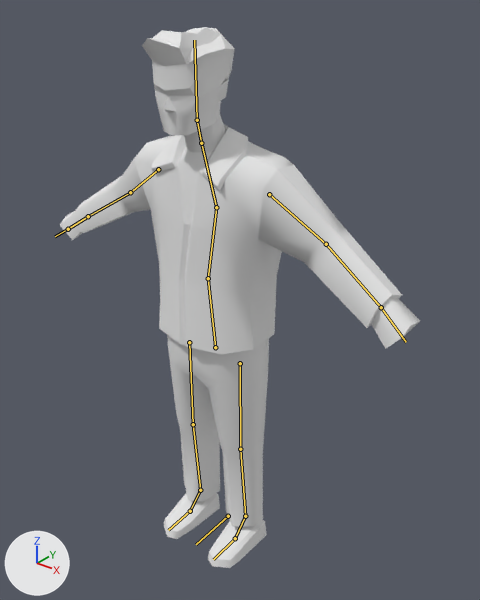
The Blender file Assets/bz_hero_01.blend as it was, and as the next commit left it.
Rendered twice from a 50 mm camera at (1.377, -1.521, 2.055) aimed at (0.094, 0.083, 1.06). The lights are fixed; the arrows at lower left show +X, +Y and +Z. The bones that bend it are drawn over the model as lines.

Objects in the first picture: 'bz_hero_01'.
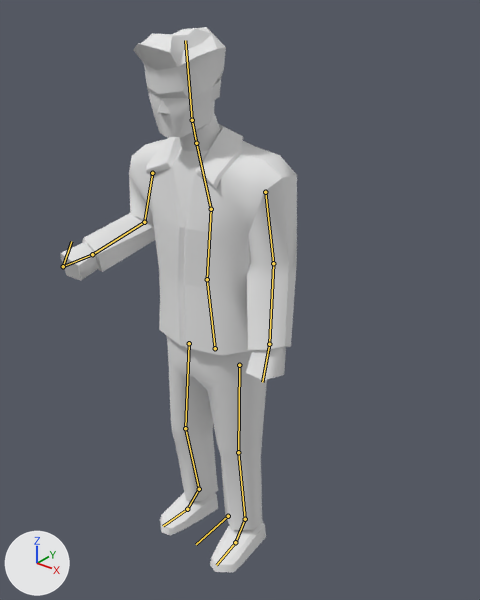
Commit message: hero update blockout update

The newer file adds an action. The first version stands in its rest pose; the second is drawn at frame 5 of the action 'Dialog_01'.

Boxes [x1, y1, x2, y2] around the edits, measured in the pictures (480 x 600 px):
'bz_hero_01', posed (34% narrower): before [60, 27, 420, 568]; after [61, 27, 297, 572]
bone 'Stomach', root to tip: before (215, 347) to (208, 278); after (215, 348) to (207, 279)
bone 'Lower_Chest', root to tip: before (208, 278) to (216, 207); after (207, 279) to (211, 209)
bone 'Upper_Chest', root to tip: before (216, 207) to (201, 143); after (211, 209) to (196, 143)
bone 'Head', root to tip: before (197, 120) to (194, 40); after (192, 120) to (185, 40)
bone 'Upper_Arm.L', root to tip: before (269, 194) to (326, 244); after (265, 192) to (273, 263)
bone 'Lower_Arm.L', root to tip: before (326, 244) to (381, 307); after (273, 263) to (269, 344)
bone 'Hand.L', root to tip: before (381, 307) to (406, 342); after (269, 344) to (262, 382)
bone 'Upper_Arm.R', root to tip: before (158, 169) to (130, 192); after (152, 173) to (144, 222)
bone 'Lower_Arm.R', root to tip: before (130, 192) to (88, 216); after (144, 222) to (92, 254)
bone 'Hand.R', root to tip: before (88, 216) to (68, 229); after (92, 254) to (63, 266)

What changed in the scene script:
```text
Change bone_stomach:
    where bone_stomach = bpy.data.objects['L_Char01'].pose.bones['Stomach']  # child of 'Bone'
    bone_stomach.location: (0.0, 0.0, 0.0) -> (0.01, -0.02, 0.0)
Change bone_lower_chest:
    where bone_lower_chest = bpy.data.objects['L_Char01'].pose.bones['Lower_Chest']  # child of 'Stomach'
    bone_lower_chest.rotation_quaternion: (1.0, 0.0, 0.0, 0.0) -> (1.0, 0.026, -0.004, 0.017)  # degrees (0, 0, 0) -> degrees (3, -1, 2)
Change bone_upper_chest:
    where bone_upper_chest = bpy.data.objects['L_Char01'].pose.bones['Upper_Chest']  # child of 'Lower_Chest'
    bone_upper_chest.rotation_quaternion: (1.0, 0.0, 0.0, 0.0) -> (0.999, 0.044, 0.018, 0.006)  # degrees (0, 0, 0) -> degrees (5, 2, 1)
Change bone_head:
    where bone_head = bpy.data.objects['L_Char01'].pose.bones['Head']  # child of 'Neck'
    bone_head.rotation_quaternion: (1.0, 0.0, 0.0, 0.0) -> (0.998, 0.053, -0.018, -0.017)  # degrees (0, 0, 0) -> degrees (6, -2, -2)
Change bone_upper_arm_l:
    where bone_upper_arm_l = bpy.data.objects['L_Char01'].pose.bones['Upper_Arm.L']  # child of 'Upper_Chest'
    bone_upper_arm_l.rotation_quaternion: (1.0, 0.0, 0.0, 0.0) -> (0.906, -0.421, 0.034, -0.011)  # degrees (0, 0, 0) -> degrees (-50, 3, -3)
Change bone_lower_arm_l:
    where bone_lower_arm_l = bpy.data.objects['L_Char01'].pose.bones['Lower_Arm.L']  # child of 'Upper_Arm.L'
    bone_lower_arm_l.rotation_quaternion: (1.0, 0.0, 0.0, 0.0) -> (1.0, 0.01, -0.002, -0.028)  # degrees (0, 0, 0) -> degrees (1, 0, -3)
Change bone_hand_l:
    where bone_hand_l = bpy.data.objects['L_Char01'].pose.bones['Hand.L']  # child of 'Lower_Arm.L'
    bone_hand_l.rotation_quaternion: (1.0, 0.0, 0.0, 0.0) -> (0.998, 0.008, -0.005, -0.055)  # degrees (0, 0, 0) -> degrees (1, -1, -6)
Change bone_upper_arm_r:
    where bone_upper_arm_r = bpy.data.objects['L_Char01'].pose.bones['Upper_Arm.R']  # child of 'Upper_Chest'
    bone_upper_arm_r.rotation_quaternion: (1.0, 0.0, 0.0, 0.0) -> (0.911, -0.261, -0.318, 0.025)  # degrees (0, 0, 0) -> degrees (-37, -35, 15)
Change bone_lower_arm_r:
    where bone_lower_arm_r = bpy.data.objects['L_Char01'].pose.bones['Lower_Arm.R']  # child of 'Upper_Arm.R'
    bone_lower_arm_r.rotation_quaternion: (1.0, 0.0, 0.0, 0.0) -> (0.765, 0.195, 0.229, 0.55)  # degrees (0, 0, 0) -> degrees (35, 8, 74)
Change bone_hand_r:
    where bone_hand_r = bpy.data.objects['L_Char01'].pose.bones['Hand.R']  # child of 'Lower_Arm.R'
    bone_hand_r.rotation_quaternion: (1.0, 0.0, 0.0, 0.0) -> (0.998, 0.057, -0.001, 0.011)  # degrees (0, 0, 0) -> degrees (7, 0, 1)
Change bone_leg_control_l:
    where bone_leg_control_l = bpy.data.objects['L_Char01'].pose.bones['Leg_Control.L']  # child of 'Bone'
    bone_leg_control_l.location: (0.0, 0.0, 0.0) -> (0.0, 0.04, -0.02)
    bone_leg_control_l.rotation_quaternion: (1.0, 0.0, 0.0, 0.0) -> (0.999, 0.0, 0.0, 0.044)  # degrees (0, 0, 0) -> degrees (0, 0, 5)
Change bone_leg_pole_target_r:
    where bone_leg_pole_target_r = bpy.data.objects['L_Char01'].pose.bones['Leg_Pole_Target.R']  # child of 'Bone'
    bone_leg_pole_target_r.location: (0.0, 0.0, 0.0) -> (0.18, 0.0, 0.0)
Change bone_leg_control_r:
    where bone_leg_control_r = bpy.data.objects['L_Char01'].pose.bones['Leg_Control.R']  # child of 'Bone'
    bone_leg_control_r.rotation_quaternion: (1.0, 0.0, 0.0, 0.0) -> (0.998, 0.0, 0.0, -0.061)  # degrees (0, 0, 0) -> degrees (0, 0, -7)
```
